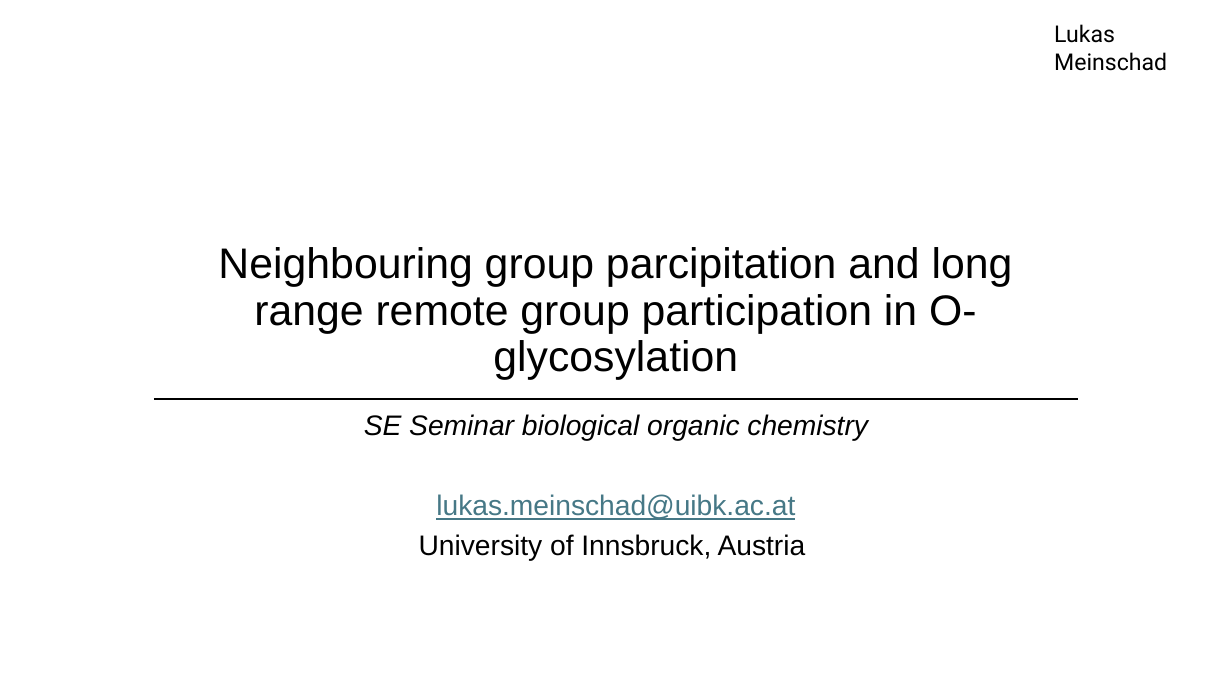
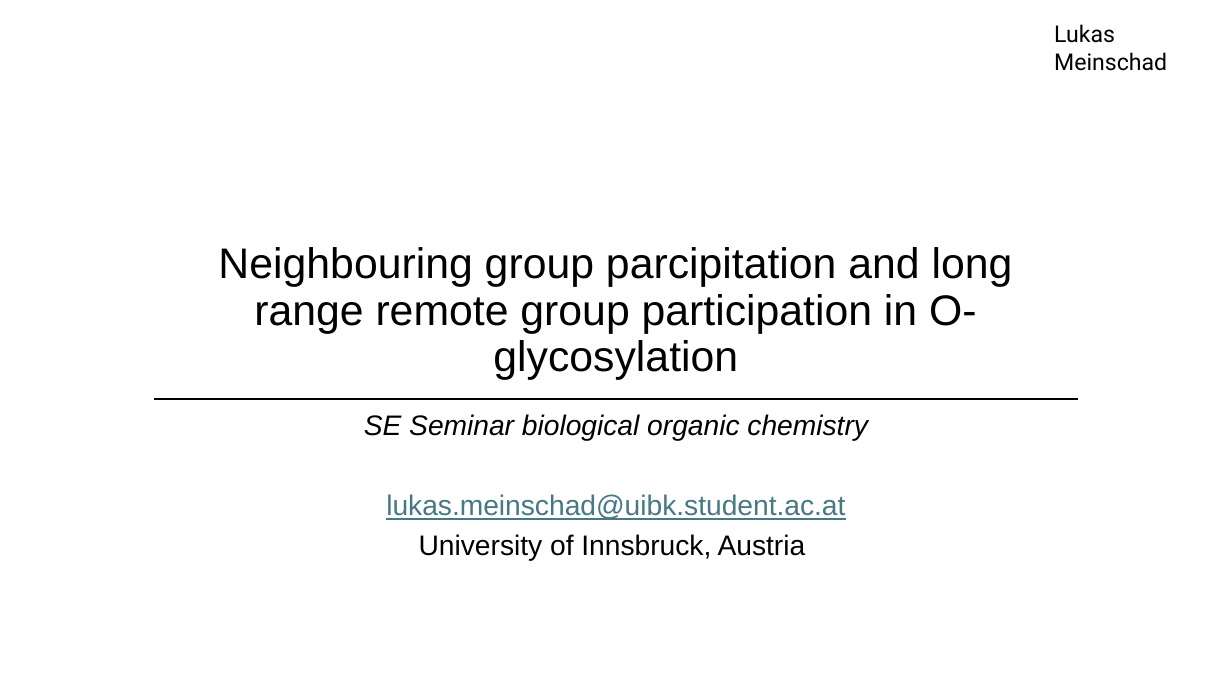
Before and after one commit to LukasMeinschad/Studium, a slide deck: slide 1 of Chemie/OC/Seminar/Seminartalk_OC_Lukas_Meinschad.pptx. Drawn at 1232x693 pixels with LibreOffice and Linux fonts; fonts in the diff are those of the drawing; background and template pictures are left out. Boxes give left, top, right and bottom in pixels: in the first picture for what was removed or moved away, otherwise in the second. Text is boxed around its words. In the diff, an @@ line names an element or a change of style, - is before the commit and + after.

```diff
--- a/Chemie/OC/Seminar/Seminartalk_OC_Lukas_Meinschad.pptx
+++ b/Chemie/OC/Seminar/Seminartalk_OC_Lukas_Meinschad.pptx
@@ subtitle at (x1=386, y1=494, x2=845, y2=520): text changed @@
-lukas.meinschad@uibk.ac.at
+lukas.meinschad@uibk.student.ac.at
```
Also in this commit, not shown: 4 other slides changed, 13 slides added, 1 slide removed, 13 other files.
